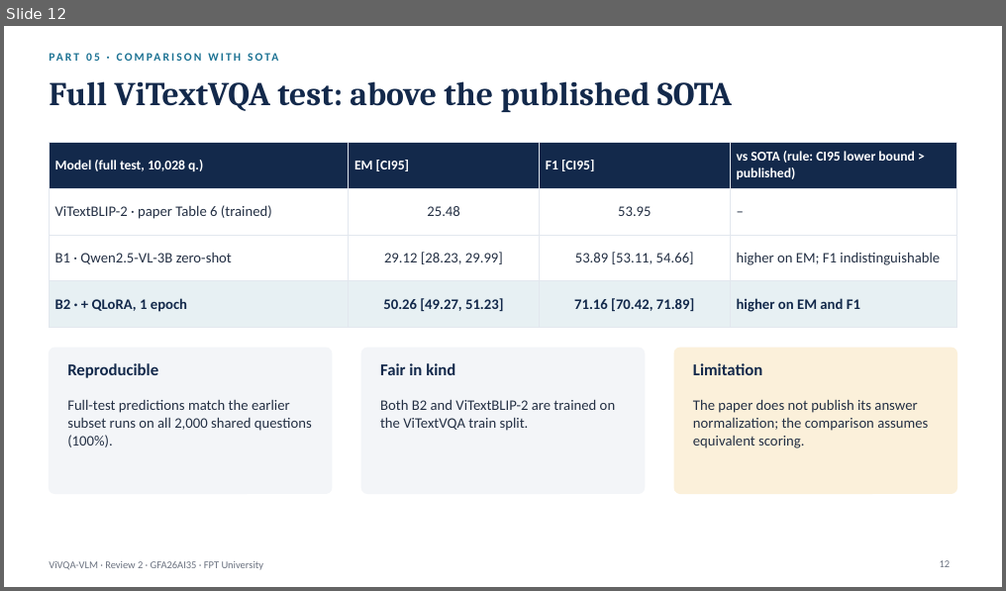
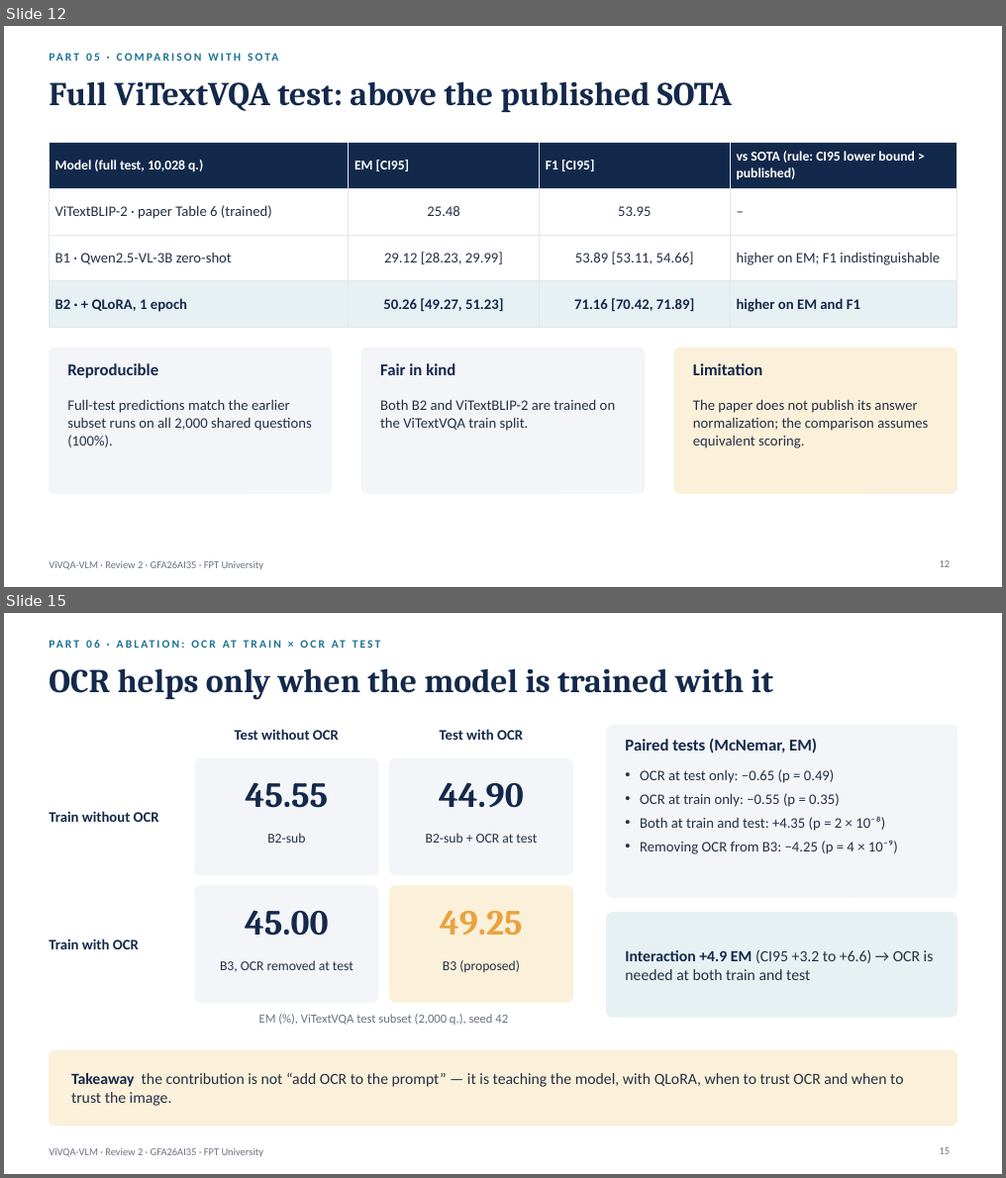
Before and after one commit to PLHGNAOH/ViVQA-VLM, a slide deck: docs/W07/ViVQA-VLM_Review2_EN.pptx. Shown one above the other, each under a label of ours: slide 12 before the commit, slides 12 and 15 after it; the slides between them are not shown. The pictures are 1006x591 and 1006x1178 pixels, drawn with LibreOffice and Linux fonts; fonts in the diff are those of the drawing. Boxes give left, top, right and bottom in pixels: in the first picture for what was removed or moved away, otherwise in the second. Text is boxed around its words. In the diff, an @@ line names an element or a change of style, - is before the commit and + after.

```diff
--- a/docs/W07/ViVQA-VLM_Review2_EN.pptx
+++ b/docs/W07/ViVQA-VLM_Review2_EN.pptx
@@ slide 15 added at (4,613,1002,1174), background #FFFFFF; not listed: 1 template element that a slide beside it also shows @@
@@ text added at (141,640,237,648), 11 pt, text #1C7293, bold @@
+PART 06 · ABLATION: OCR AT TRAIN × OCR AT TEST
@@ title added at (49,668,774,700), 32 pt, text #13294B, bold @@
+OCR helps only when the model is trained with it
@@ text added at (235,729,339,740), 14 pt, text #13294B, bold @@
+Test without OCR
@@ text added at (440,729,523,740), 14 pt, text #13294B, bold @@
+Test with OCR
@@ rounded rectangle added at (607,725,957,897), fill #F3F5F8, outline #F3F5F8 1 pt @@
@@ rounded rectangle added at (195,759,378,875), fill #F3F5F8, outline #F3F5F8 1 pt @@
@@ rounded rectangle added at (389,759,573,875), fill #F3F5F8, outline #F3F5F8 1 pt @@
@@ text added at (625,738,817,754), 16 pt, text #13294B, bold @@
+Paired tests (McNemar, EM)
@@ text added at (246,782,329,808), 34 pt, text #13294B, bold @@
+45.55
@@ text added at (439,782,524,808), 34 pt, text #13294B, bold @@
+44.90
@@ text added at (640,769,898,855), 14 pt, text #243044 @@
+• OCR at test only: −0.65 (p = 0.49)
+• OCR at train only: −0.55 (p = 0.35)
+• Both at train and test: +4.35 (p = 2 × 10⁻⁸)
+• Removing OCR from B3: −4.25 (p = 4 × 10⁻⁹)
@@ text added at (49,811,159,822), 14 pt, text #13294B, bold @@
+Train without OCR
@@ text added at (267,833,305,843), 13 pt, text #243044 @@
+B2-sub
@@ text added at (426,833,537,843), 13 pt, text #243044 @@
+B2-sub + OCR at test
@@ rounded rectangle added at (195,886,378,1002), fill #F3F5F8, outline #F3F5F8 1 pt @@
@@ rounded rectangle added at (389,886,573,1002), fill #FBF0DA, outline #FBF0DA 1 pt @@
@@ text added at (49,939,139,950), 14 pt, text #13294B, bold @@
+Train with OCR
@@ text added at (245,910,328,936), 34 pt, text #13294B, bold @@
+45.00
@@ text added at (440,910,523,936), 34 pt, text #E8A33D, bold @@
+49.25
@@ rounded rectangle added at (607,912,957,1017), fill #E7F0F3, outline #E7F0F3 1 pt @@
@@ text added at (220,960,353,972), 13 pt, text #243044 @@
+B3, OCR removed at test
@@ text added at (443,960,520,972), 13 pt, text #243044 @@
+B3 (proposed)
@@ text added at (625,950,934,980), 15 pt, text #243044 @@
+Interaction +4.9 EM (CI95 +3.2 to +6.6) → OCR is needed at both train and test
@@ text added at (259,1014,508,1025), 12 pt, text #6B7280 @@
+EM (%), ViTextVQA test subset (2,000 q.), seed 42
@@ rounded rectangle added at (49,1051,957,1126), fill #FBF0DA, outline #FBF0DA 1 pt @@
@@ text added at (71,1073,903,1106), 15 pt, text #243044 @@
+Takeaway the contribution is not “add OCR to the prompt” — it is teaching the model, with QLoRA, when to trust OCR and when to trust the image.
@@ page number added at (940,1148,950,1155), 10 pt, text #6B7280 @@
+15
```
Also in this commit, not shown: 10 slides changed, 3 other slides added, 5 other files.
